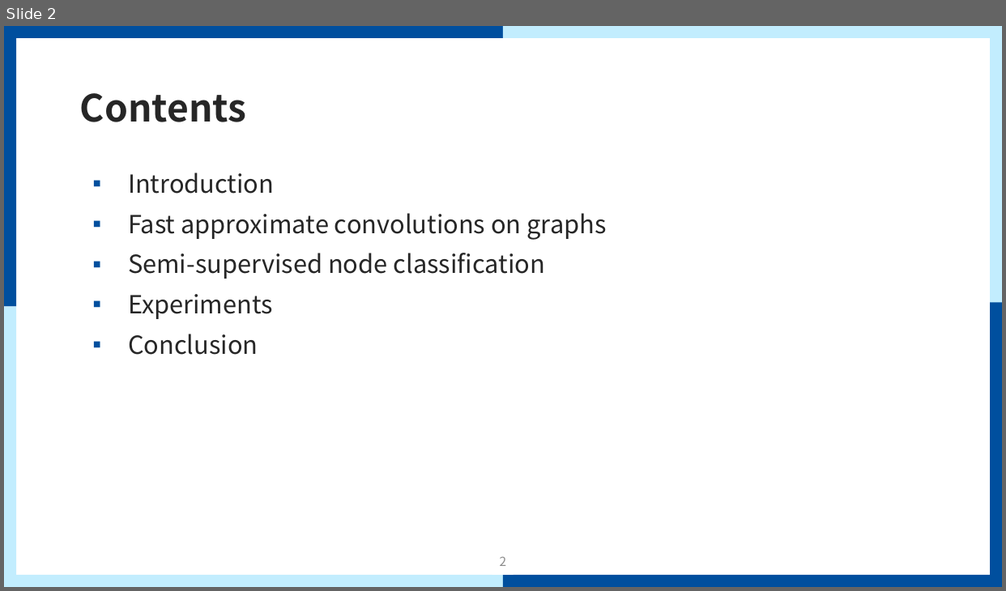
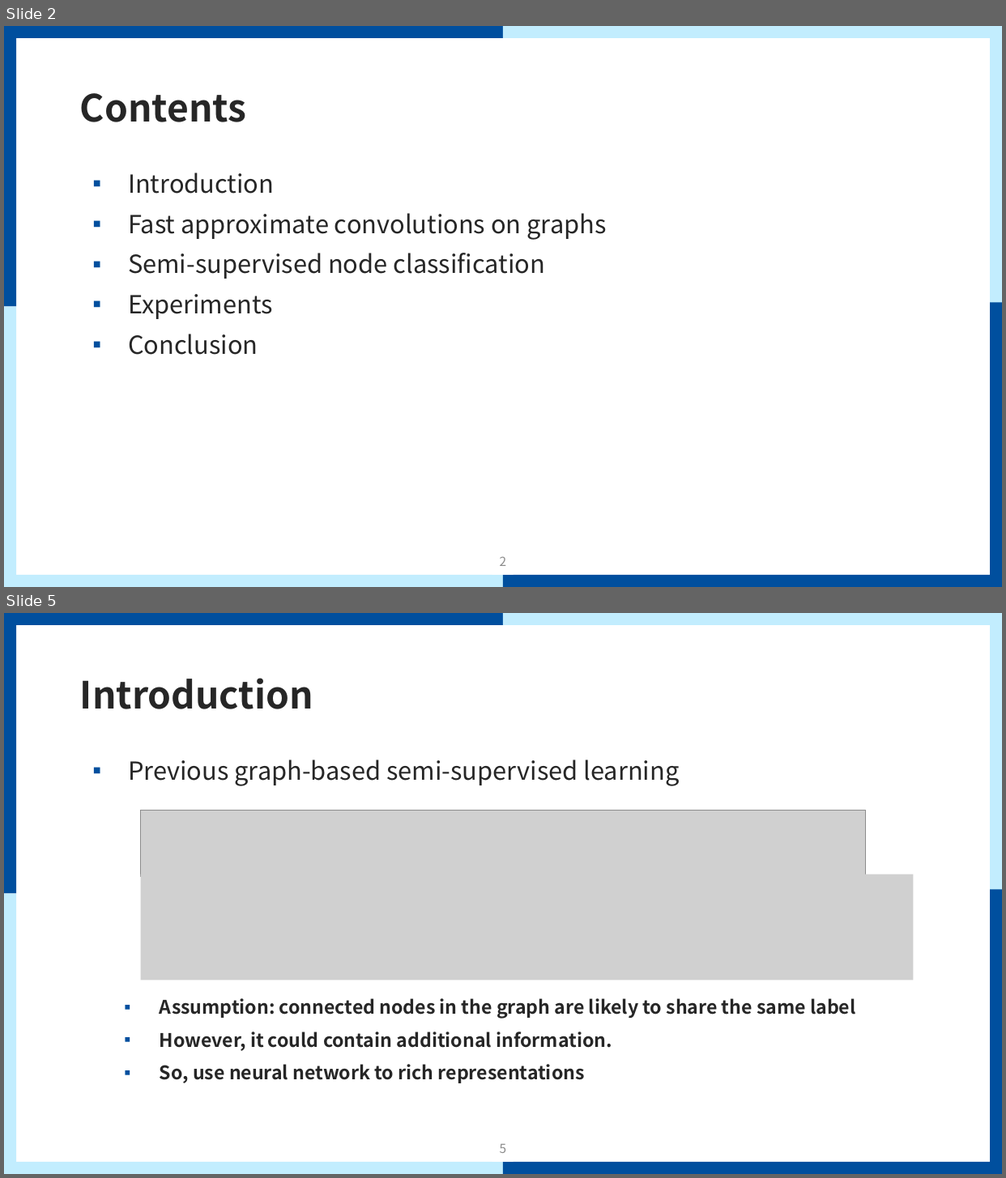
Before and after one commit to mmvv11/GraduateStudies, a slide deck: papers/review/GCN Review.pptx. Shown one above the other, each under a label of ours: slide 2 before the commit, slides 2 and 5 after it; the slides between them are not shown. The pictures are 1006x591 and 1006x1178 pixels, drawn with LibreOffice and Linux fonts; fonts in the diff are those of the drawing; grey boxes stand for pictures; background and template pictures are left out. Boxes give left, top, right and bottom in pixels: in the first picture for what was removed or moved away, otherwise in the second. Text is boxed around its words. In the diff, an @@ line names an element or a change of style, - is before the commit and + after.

```diff
--- a/papers/review/GCN Review.pptx
+++ b/papers/review/GCN Review.pptx
@@ slide 5 added at (4, 613, 1002, 1174), background #FFFFFF; not listed: 9 template elements that a slide beside it also shows @@
@@ title added at (80, 678, 313, 709), 36 pt, text #262626, bold @@
+Introduction
@@ text added at (128, 760, 679, 786), 24 pt, text #262626 @@
+▪ Previous graph-based semi-supervised learning
@@ picture added at (140, 811, 865, 877) @@
@@ picture added at (140, 875, 913, 981) @@
@@ text added at (160, 999, 856, 1084), 18 pt, text #262626, bold @@
+▪ Assumption: connected nodes in the graph are likely to share the same label
+▪ However, it could contain additional information.
+▪ So, use neural network to rich representations
@@ page number added at (500, 1144, 507, 1153), 12 pt, text #8C8C8C @@
+5
```
Also in this commit, not shown: 1 slide changed, 7 other slides added.
